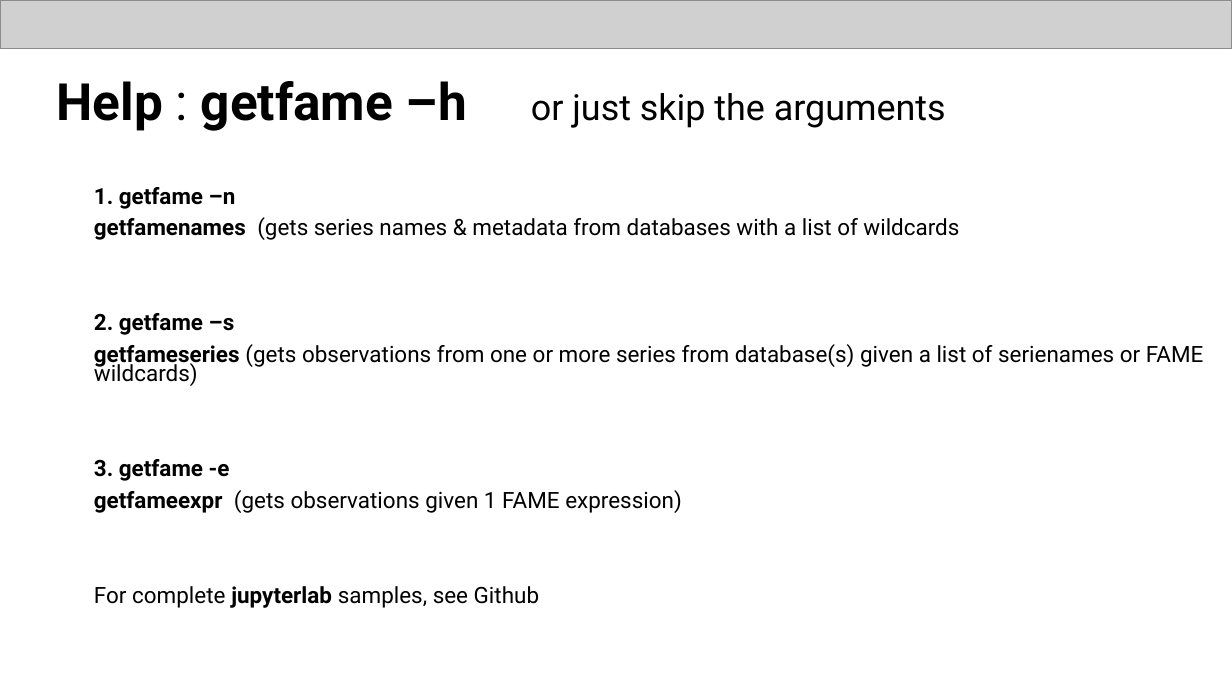
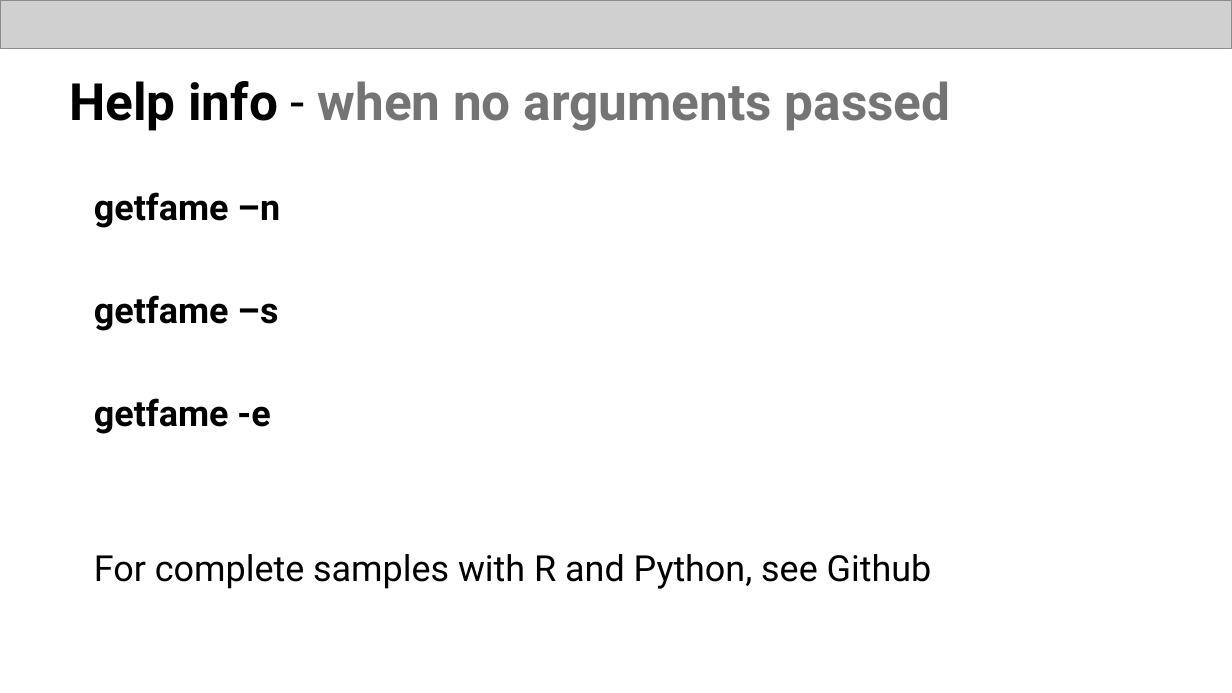
Before and after one commit to eriksoeb/getfame, a slide deck: slide 14 of getfame.pptx. Drawn at 1232x693 pixels with LibreOffice and Linux fonts; fonts in the diff are those of the drawing; grey boxes stand for pictures. Boxes give left, top, right and bottom in pixels: in the first picture for what was removed or moved away, otherwise in the second. Text is boxed around its words. In the diff, an @@ line names an element or a change of style, - is before the commit and + after.

```diff
--- a/getfame.pptx
+++ b/getfame.pptx
@@ title at bbox=[69, 81, 951, 131]: text changed; size 28 to 40 pt; text colour #000000 to #747474; bold on @@
-Help : getfame –h or just skip the arguments
+Help info - when no arguments passed
@@ text at bbox=[94, 192, 932, 589]: text changed; size 17.5 to 28 pt @@
-1. getfame –n
-getfamenames (gets series names & metadata from databases with a list of wildcards
-2. getfame –s
-getfameseries (gets observations from one or more series from database(s) given a list of serienames or FAME wildcards)
-3. getfame -e
-getfameexpr (gets observations given 1 FAME expression)
-For complete jupyterlab samples, see Github
+getfame –n
+getfame –s
+getfame -e
+For complete samples with R and Python, see Github
```
Also in this commit, not shown: 12 other slides changed, 2 slides added, 3 slides removed, 1 other file.
